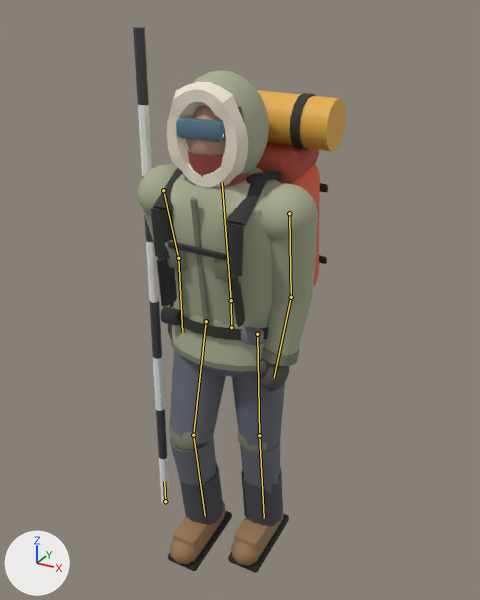
Renders of the glTF model assets/models/char_survivor.glb from each side of a commit.
Rendered twice from a 50 mm lens placed at (1.004, -1.766, 1.91), pointed at (-0.022, 0.1, 0.977). The lights are fixed; the arrows at lower left show +X, +Y and +Z. The picture after the commit comes second. Both versions are drawn at frame 7 of the action 'Walk-loop'; the numbers are the values there. The bones that change, and the others that lie on the model, are drawn over the model as lines.

Names of what the first picture shows: 'HikerMesh'.
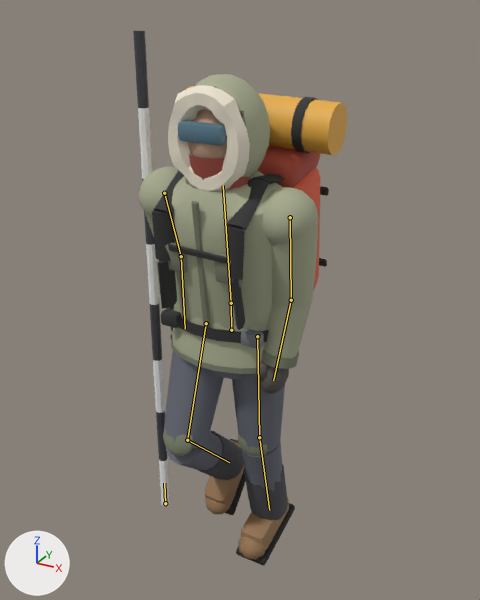
The change in detail:
Bone 'hips' (bone_hips) moves from (0.0, -0.002, 0.0) to (0.0, -0.011, 0.0).
Bone 'upper_arm.R' (bone_upper_arm_r) turns from (10, 0, -7) to (14, 0, -7) degrees about its own x, y and z.
Bone 'forearm.R' (bone_forearm_r) turns from (-17, 0, 0) to (-19, 0, 0) degrees about its own x, y and z.
Bone 'shin.L' (bone_shin_l) turns from (3, 0, 0) to (10, 0, 0) degrees about its own x, y and z.
Bone 'thigh.R' (bone_thigh_r) turns from (-14, 0, 0) to (-20, 0, 0) degrees about its own x, y and z.
Bone 'shin.R' (bone_shin_r) turns from (22, 0, 0) to (65, 0, 0) degrees about its own x, y and z.

Changed parts and their boxes (x1, y1, x2, y2) in the pictures (480 x 600 px):
'HikerMesh', posed
    before: (133, 27, 346, 573)
    after: (133, 31, 347, 565)
bone 'hips', root to tip
    before: (231, 327) to (231, 300)
    after: (231, 330) to (231, 303)
bone 'upper_arm.R', root to tip
    before: (163, 190) to (178, 258)
    after: (164, 193) to (181, 256)
bone 'forearm.R', root to tip
    before: (178, 258) to (182, 332)
    after: (181, 256) to (185, 329)
bone 'shin.L', root to tip
    before: (259, 435) to (264, 518)
    after: (259, 437) to (269, 510)
bone 'thigh.R', root to tip
    before: (206, 321) to (193, 435)
    after: (206, 323) to (187, 440)
bone 'shin.R', root to tip
    before: (193, 435) to (205, 516)
    after: (187, 440) to (229, 462)
